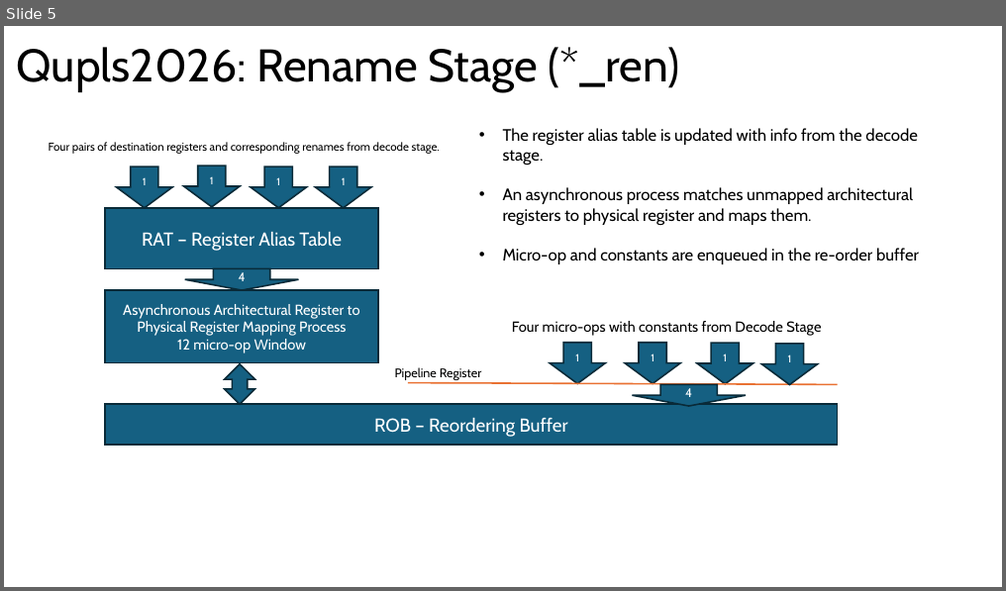
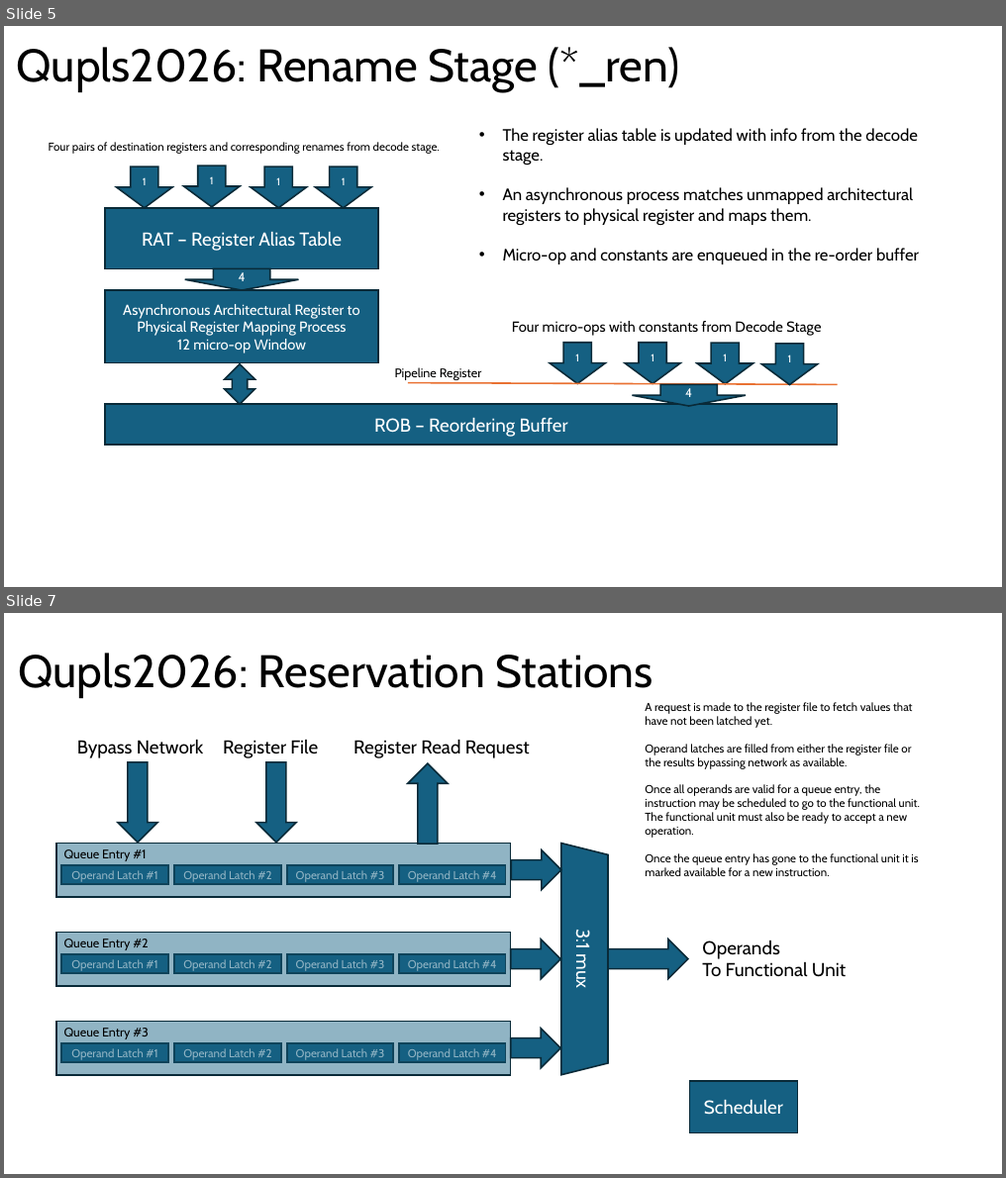
Before and after one commit to robfinch/Qupls, a slide deck: rtl/cpu_v4/doc/Qupls2026.pptx. Shown one above the other, each under a label of ours: slide 5 before the commit, slides 5 and 7 after it; the slides between them are not shown. The pictures are 1006x591 and 1006x1178 pixels, drawn with LibreOffice and Linux fonts; fonts in the diff are those of the drawing. Boxes give left, top, right and bottom in pixels: in the first picture for what was removed or moved away, otherwise in the second. Text is boxed around its words. In the diff, an @@ line names an element or a change of style, - is before the commit and + after.

Commit message:
Qupls4 - update

```diff
--- a/rtl/cpu_v4/doc/Qupls2026.pptx
+++ b/rtl/cpu_v4/doc/Qupls2026.pptx
@@ slide 7 added at (4, 613, 1002, 1174), background #FFFFFF @@
@@ title added at (18, 653, 652, 698), 44 pt, text #000000 @@
+Qupls2026: Reservation Stations
@@ text added at (645, 702, 920, 876), 11 pt, text #000000 @@
+A request is made to the register file to fetch values that have not been latched yet.
+Operand latches are filled from either the register file or the results bypassing network as available.
+Once all operands are valid for a queue entry, the instruction may be scheduled to go to the functional unit. The functional unit must also be ready to accept a new operation.
+Once the queue entry has gone to the functional unit it is marked available for a new instruction.
@@ text added at (77, 739, 204, 759), 18 pt, text #000000 @@
+Bypass Network
@@ text added at (223, 740, 318, 759), 18 pt, text #000000 @@
+Register File
@@ text added at (353, 739, 530, 759), 18 pt, text #000000 @@
+Register Read Request
@@ down arrow added at (118, 762, 157, 843), fill #156082, outline #092A39 1.5 pt @@
@@ down arrow added at (256, 762, 296, 843), fill #156082, outline #092A39 1.5 pt @@
@@ down arrow added at (408, 763, 448, 844), fill #156082, outline #092A39 1.5 pt @@
@@ rectangle added at (56, 844, 511, 897), fill #156082 at 47% opacity, outline #092A39 1.5 pt, 12 pt, text #000000 @@
+Queue Entry #1
@@ trapezoid added at (561, 843, 608, 1075), fill #156082, outline #092A39 1.5 pt, 18 pt, text #FFFFFF @@
+3:1 mux
@@ rectangle added at (61, 865, 168, 884), fill #156082, outline #092A39 1.5 pt, 11 pt, text #FFFFFF @@
+Operand Latch #1
@@ rectangle added at (174, 865, 281, 884), fill #156082, outline #092A39 1.5 pt, 11 pt, text #FFFFFF @@
+Operand Latch #2
@@ rectangle added at (287, 865, 393, 884), fill #156082, outline #092A39 1.5 pt, 11 pt, text #FFFFFF @@
+Operand Latch #3
@@ rectangle added at (399, 865, 506, 884), fill #156082, outline #092A39 1.5 pt, 11 pt, text #FFFFFF @@
+Operand Latch #4
@@ right arrow added at (512, 851, 561, 890), fill #156082, outline #092A39 1.5 pt @@
@@ rectangle added at (56, 933, 511, 986), fill #156082 at 47% opacity, outline #092A39 1.5 pt, 12 pt, text #000000 @@
+Queue Entry #2
@@ rectangle added at (61, 955, 168, 973), fill #156082, outline #092A39 1.5 pt, 11 pt, text #FFFFFF @@
+Operand Latch #1
@@ rectangle added at (174, 955, 281, 973), fill #156082, outline #092A39 1.5 pt, 11 pt, text #FFFFFF @@
+Operand Latch #2
@@ rectangle added at (287, 955, 393, 973), fill #156082, outline #092A39 1.5 pt, 11 pt, text #FFFFFF @@
+Operand Latch #3
@@ rectangle added at (399, 955, 506, 973), fill #156082, outline #092A39 1.5 pt, 11 pt, text #FFFFFF @@
+Operand Latch #4
@@ right arrow added at (511, 940, 561, 979), fill #156082, outline #092A39 1.5 pt @@
@@ right arrow added at (608, 940, 688, 979), fill #156082, outline #092A39 1.5 pt @@
@@ text added at (702, 941, 846, 977), 18 pt, text #000000 @@
+Operands
+To Functional Unit
@@ rectangle added at (56, 1022, 511, 1075), fill #156082 at 47% opacity, outline #092A39 1.5 pt, 12 pt, text #000000 @@
+Queue Entry #3
@@ rectangle added at (61, 1045, 168, 1062), fill #156082, outline #092A39 1.5 pt, 11 pt, text #FFFFFF @@
+Operand Latch #1
@@ rectangle added at (174, 1045, 281, 1062), fill #156082, outline #092A39 1.5 pt, 11 pt, text #FFFFFF @@
+Operand Latch #2
@@ rectangle added at (287, 1045, 393, 1062), fill #156082, outline #092A39 1.5 pt, 11 pt, text #FFFFFF @@
+Operand Latch #3
@@ rectangle added at (399, 1045, 506, 1062), fill #156082, outline #092A39 1.5 pt, 11 pt, text #FFFFFF @@
+Operand Latch #4
@@ right arrow added at (511, 1029, 561, 1068), fill #156082, outline #092A39 1.5 pt @@
@@ rectangle added at (690, 1081, 798, 1134), fill #156082, outline #092A39 1.5 pt, 18 pt, text #FFFFFF @@
+Scheduler
```
Also in this commit, not shown: 1 slide changed, 1 other slide added, 15 other files.
